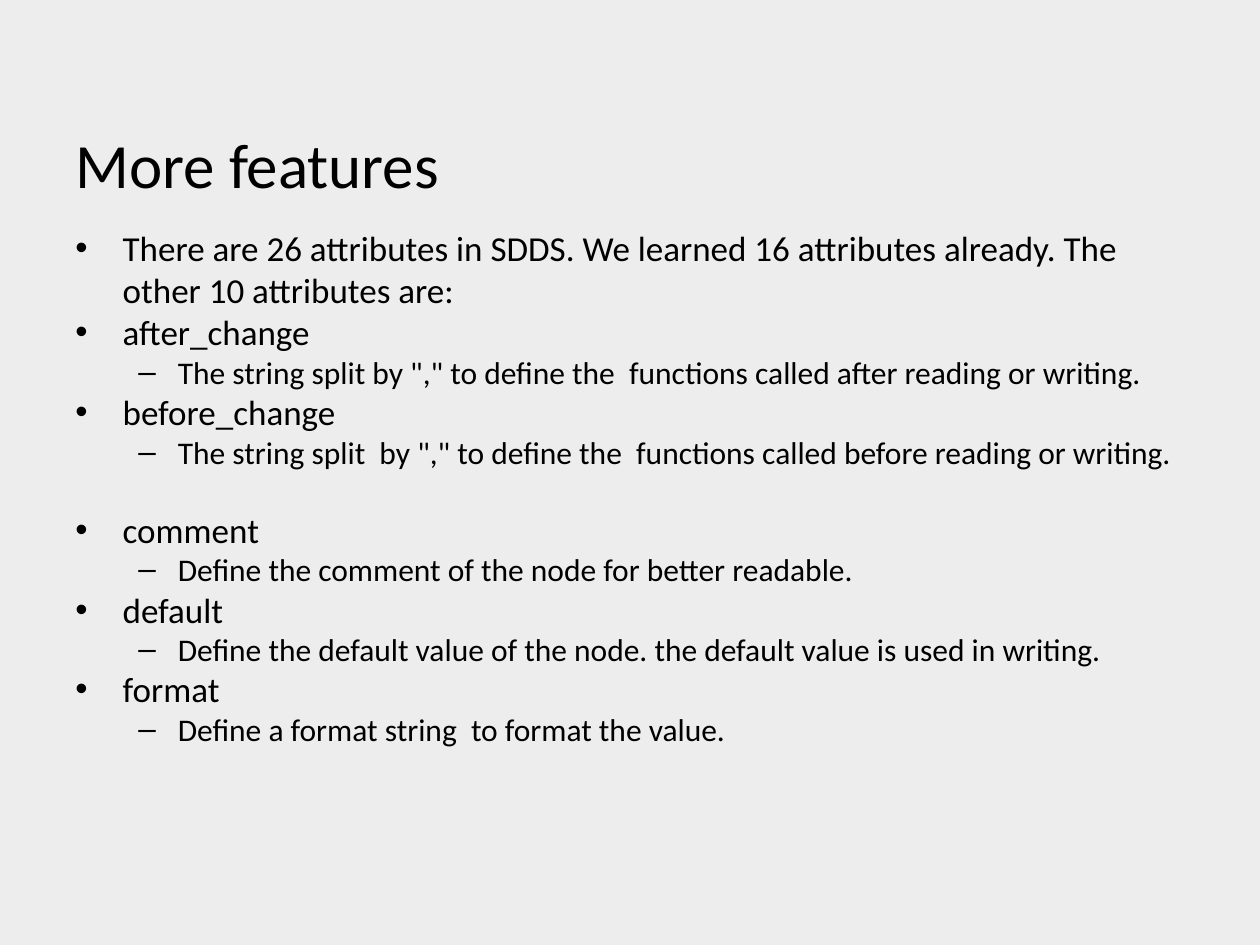
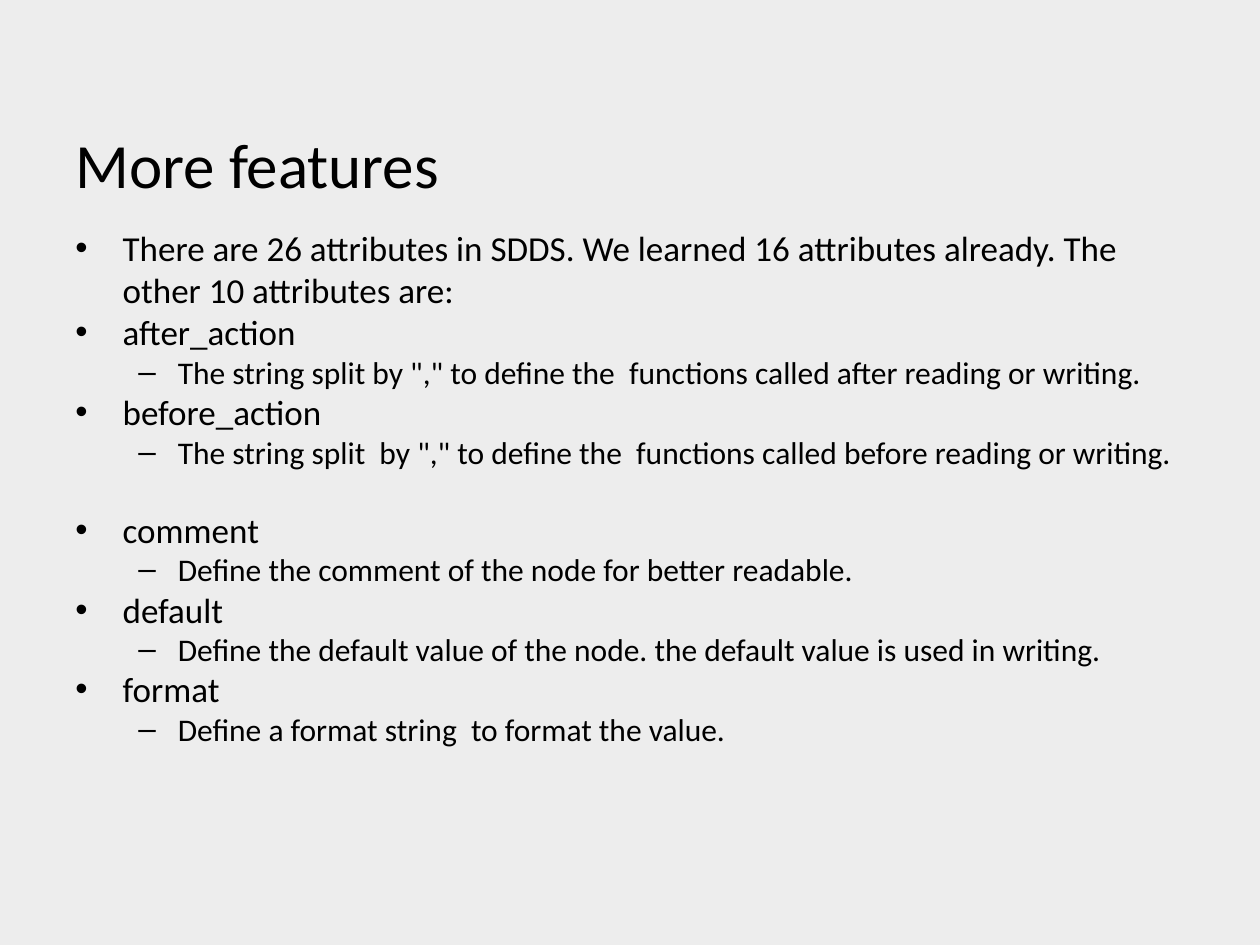
Before and after one commit to byteferry/sdds, a slide deck: slide 27 of SDDS_en.pptx. Drawn at 1260x945 pixels with LibreOffice and Linux fonts; fonts in the diff are those of the drawing; background and template pictures are left out. Boxes give left, top, right and bottom in pixels: in the first picture for what was removed or moved away, otherwise in the second. Text is boxed around its words. In the diff, an @@ line names an element or a change of style, - is before the commit and + after.

```diff
--- a/SDDS_en.pptx
+++ b/SDDS_en.pptx
@@ text at (x1=123, y1=321, x2=296, y2=350): text changed @@
-• after_change
+• after_action
@@ text at (x1=123, y1=400, x2=322, y2=430): text changed @@
-• before_change
+• before_action
```
Also in this commit, not shown: 5 other files.
